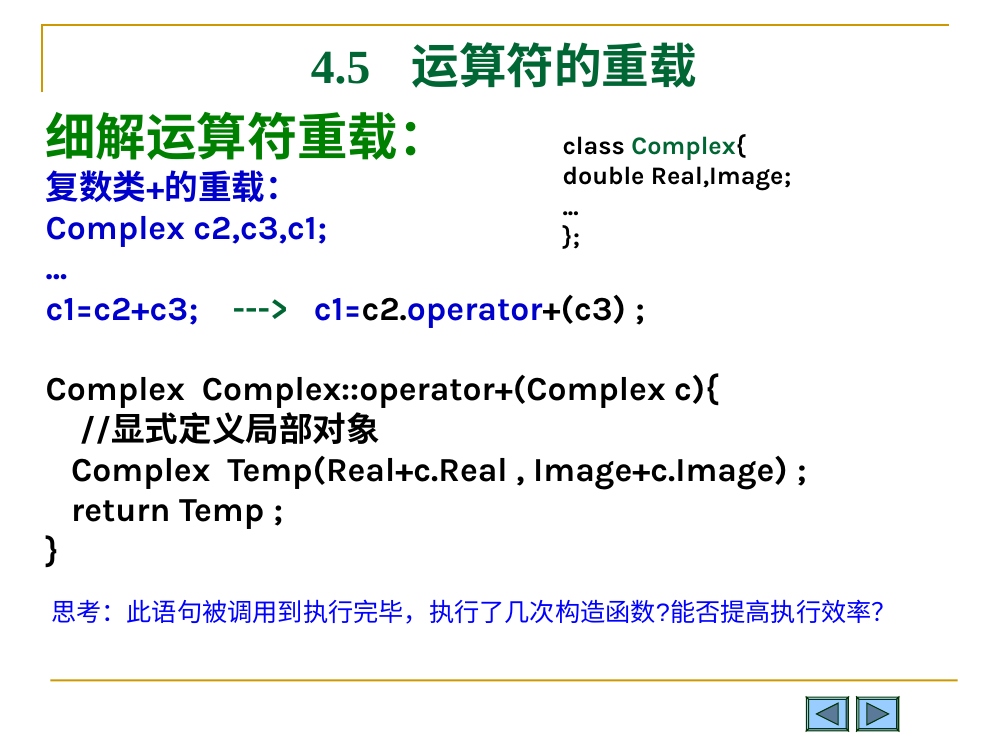
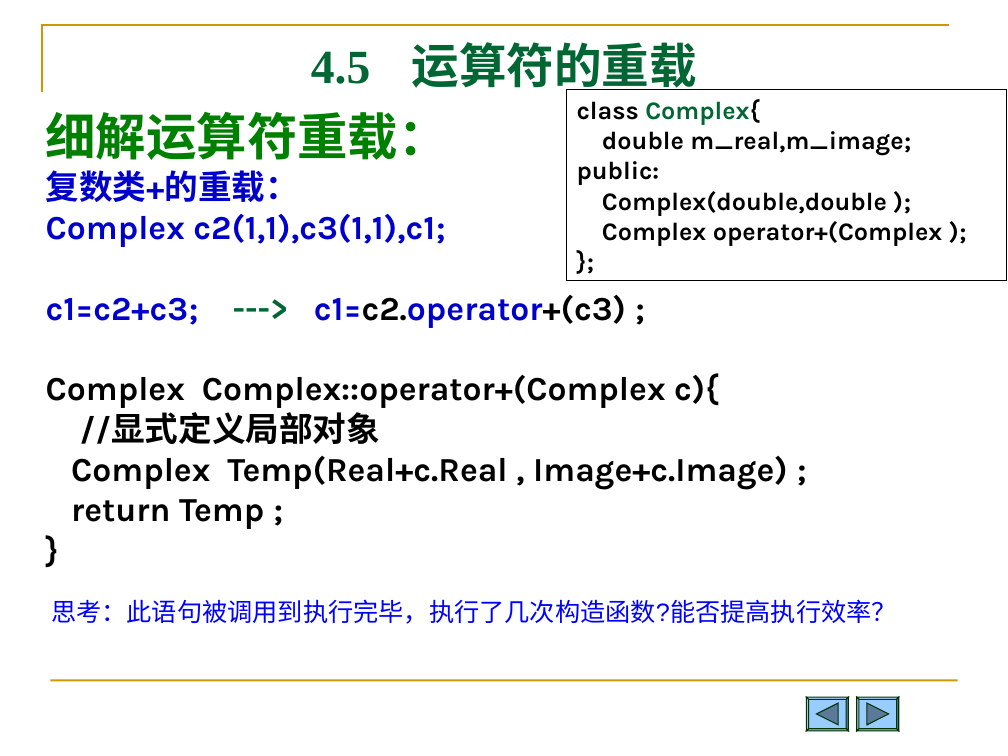
Before and after one commit to Changhe160/Changhe160.github.io, a slide deck: slide 36 of teachingRes/Cplusplus/unit04类与对象.ppt (slide 41 before the commit). Drawn at 1008x756 pixels with LibreOffice and Linux fonts; fonts in the diff are those of the drawing. Boxes give left, top, right and bottom in pixels: in the first picture for what was removed or moved away, otherwise in the second. Text is boxed around its words. In the diff, an @@ line names an element or a change of style, - is before the commit and + after.

```diff
--- a/teachingRes/Cplusplus/unit04类与对象.ppt
+++ b/teachingRes/Cplusplus/unit04类与对象.ppt
@@ rectangle added at box(566, 89, 1007, 280), outline #000000 0.74 pt, 18 pt, text #000000, bold @@
+class Complex{
+double m_real,m_image;
+public:
+Complex(double,double );
+Complex operator+(Complex );
+};
@@ text removed at box(563, 134, 791, 191) @@
-class Complex{
-double Real,Image;
-...
-};
@@ text at box(46, 214, 445, 247): text changed @@
-Complex c2,c3,c1;
-...
+Complex c2(1,1),c3(1,1),c1;
```
Also in this commit, not shown: 16 other slides changed, 1 slide added, 16 slides removed.
